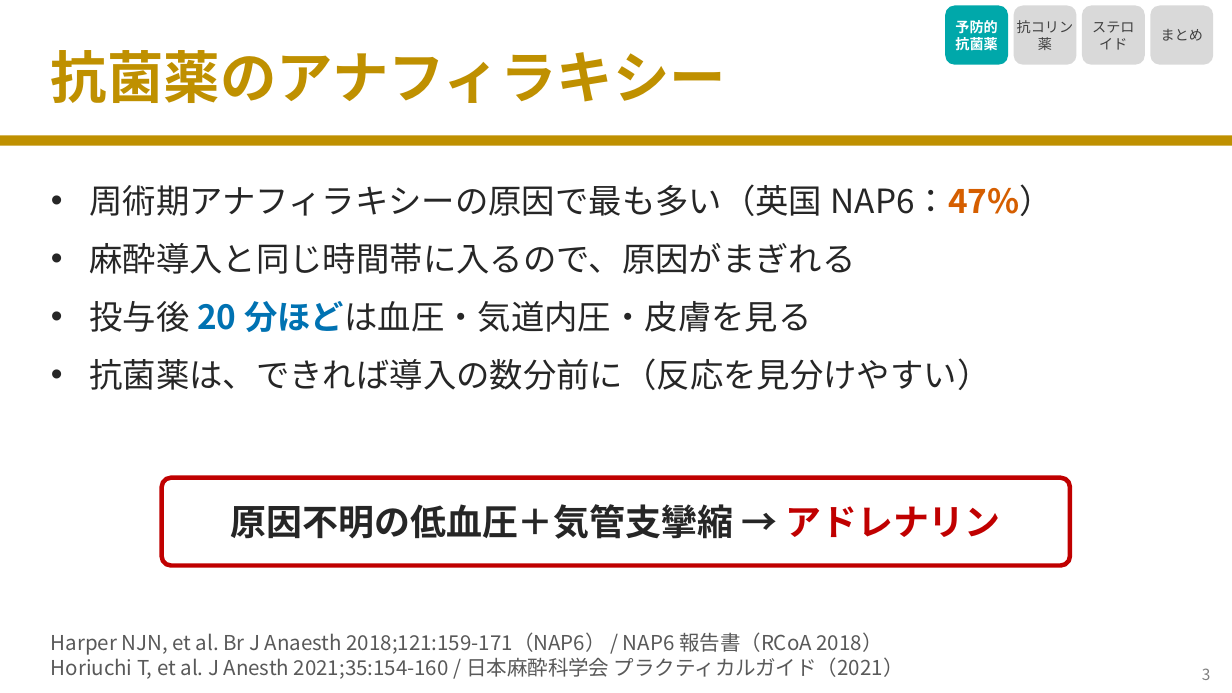
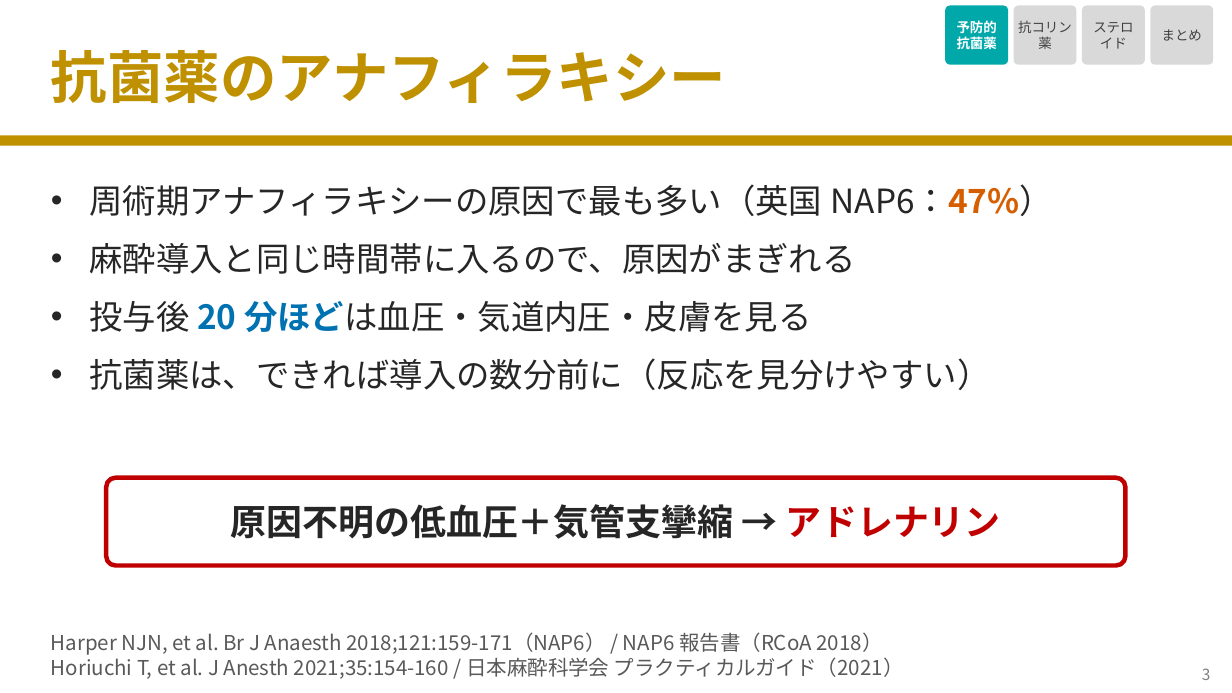
Before and after one commit to nobumitsu-3141/Anes-lecture, a slide deck: slide 4 of slides/3-12_other_perioperative_drugs/3-12_other_perioperative_drugs.pptx. Drawn at 1232x693 pixels with LibreOffice and Linux fonts; fonts in the diff are those of the drawing. Boxes give left, top, right and bottom in pixels: in the first picture for what was removed or moved away, otherwise in the second. Text is boxed around its words. In the diff, an @@ line names an element or a change of style, - is before the commit and + after.

```diff
--- a/slides/3-12_other_perioperative_drugs/3-12_other_perioperative_drugs.pptx
+++ b/slides/3-12_other_perioperative_drugs/3-12_other_perioperative_drugs.pptx
@@ size 11 to 10.5 pt; proportions changed in 4 elements at [945, 6, 1008, 65], [1014, 6, 1077, 65], [1082, 6, 1145, 65], [1151, 6, 1214, 65] @@
@@ rounded rectangle "原因不明の低血圧＋気管支攣縮 → アドレナリン": place and size @@
-rounded rectangle "原因不明の低血圧＋気管支攣縮 → アドレナリン" at [162, 478, 1070, 566]
+rounded rectangle "原因不明の低血圧＋気管支攣縮 → アドレナリン" at [106, 478, 1126, 566]
```
Also in this commit, not shown: 7 other slides changed, 7 other files.
